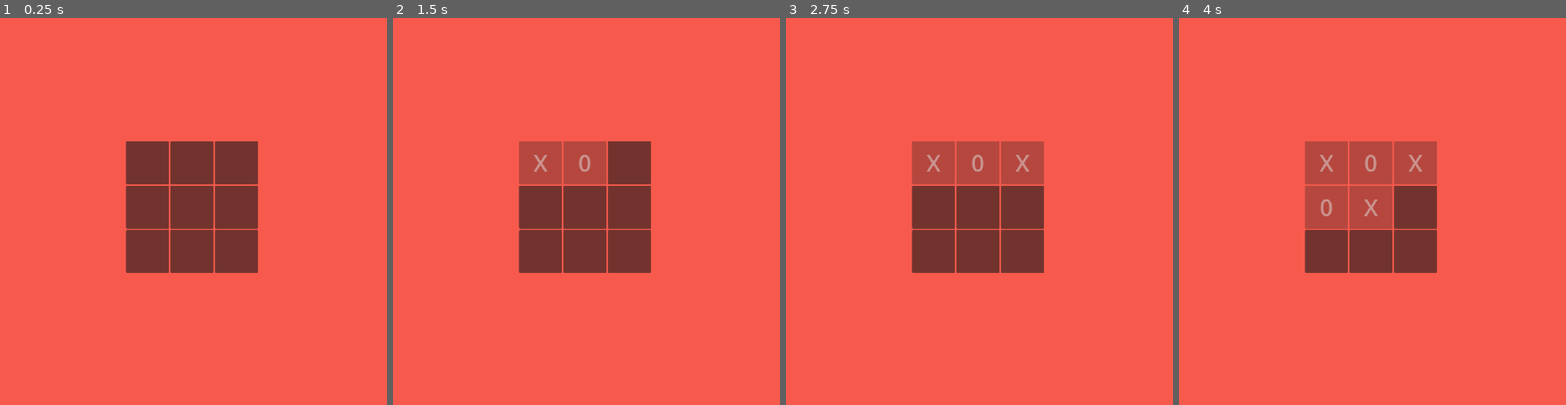
Above: before the commit, frames 1-4 (left to right).
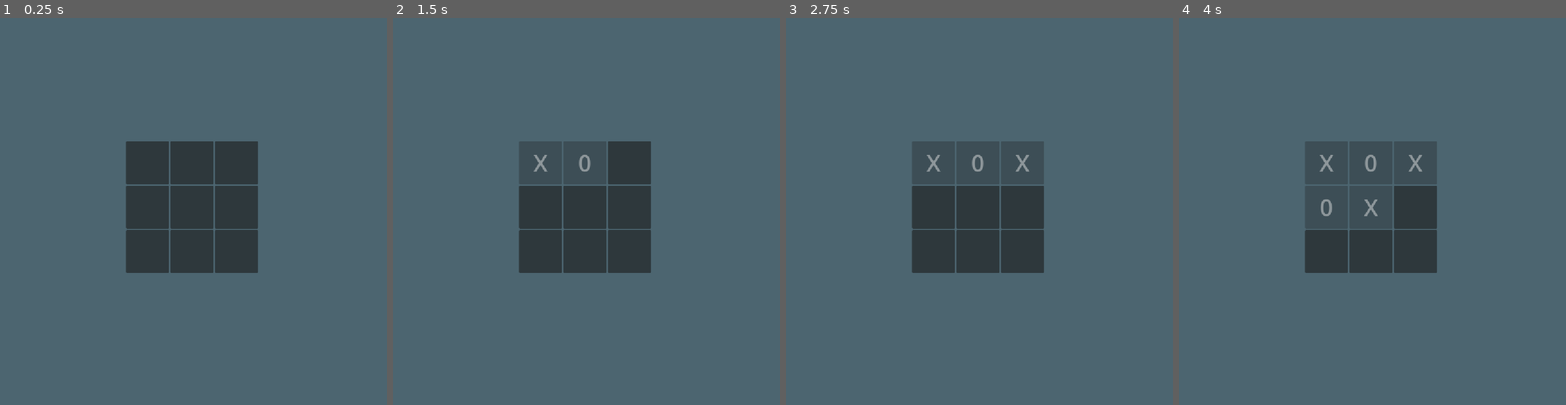
Above: after the commit, the same moments.

Repository: ankit-suman-07/GODOT_TicTacToe
Game: Godot game, scene res://scenes/main_game_scene.tscn
Two runs of this game, one before a commit and one after it. Both use one fixed random seed, a clock stepped at 60 frames per second and the inputs below.
Inputs (mouse positions are in pixels of both pictures, inside the frame that each line leads up to):
- Up to frame 1 (0.25 s): no input
- Up to frame 2 (1.5 s): click (540, 161) at 0.5 s; click (586, 161) at 1.25 s
- Up to frame 3 (2.75 s): click (1022, 161) at 2 s
- Up to frame 4 (4 s): click (1326, 207) at 2.75 s; click (1372, 207) at 3.5 s

The runs differ from the first frame. In frame 1, 100% of the frame differs, in the area x 0-100%, y 0-100%; in frame 2, 100%; in frame 3, 100%; in frame 4, 100%.

Commit message:
Add winner display

Diff:
--- a/project.godot
+++ b/project.godot
@@ -19,7 +19,7 @@
 
 window/size/viewport_width=1080
 window/size/viewport_height=1080
-window/size/mode=2
+window/size/mode=1
 window/stretch/mode="canvas_items"
 
 [physics]
@@ -31,4 +31,4 @@
 rendering_device/driver.windows="d3d12"
 renderer/rendering_method="gl_compatibility"
 renderer/rendering_method.mobile="gl_compatibility"
-environment/defaults/default_clear_color=Color(0.96862745, 0.3529412, 0.3019608, 1)
+environment/defaults/default_clear_color=Color(0.29803923, 0.39607844, 0.4392157, 1)
--- /dev/null
+++ b/scenes/display.tscn
@@ -0,0 +1,9 @@
+[gd_scene format=3 uid="uid://dj70t5d2fgb0l"]
+
+[node name="display" type="Node2D" unique_id=2020126026]
+
+[node name="Label" type="Label" parent="." unique_id=1865465674]
+offset_right = 40.0
+offset_bottom = 23.0
+theme_override_font_sizes/font_size = 72
+text = "X WON"
--- a/scenes/main_game_scene.tscn
+++ b/scenes/main_game_scene.tscn
@@ -112,3 +112,11 @@
 [node name="a_diag" parent="strike_lines" unique_id=161322718 instance=ExtResource("2_qsd30")]
 position = Vector2(536, 528)
 rotation = -0.7853982
+
+[node name="display" type="Label" parent="." unique_id=2137426291]
+offset_left = 536.0
+offset_top = 784.0
+offset_right = 576.0
+offset_bottom = 883.0
+size_flags_vertical = 8
+theme_override_font_sizes/font_size = 72
--- a/scripts/main_game_script.gd
+++ b/scripts/main_game_script.gd
@@ -6,6 +6,7 @@
 
 @onready var buttons = $GridContainer.get_children()
 @onready var strikes = $strike_lines.get_children()
+@onready var display = $display
 
 var current_player
 var board
@@ -42,6 +43,7 @@
 	var winner = get_winner(button)
 	if winner != null:
 		print("Winner is:", winner)
+		display.text = winner + " WON"
 		disable_all_buttons()
 		return
 
